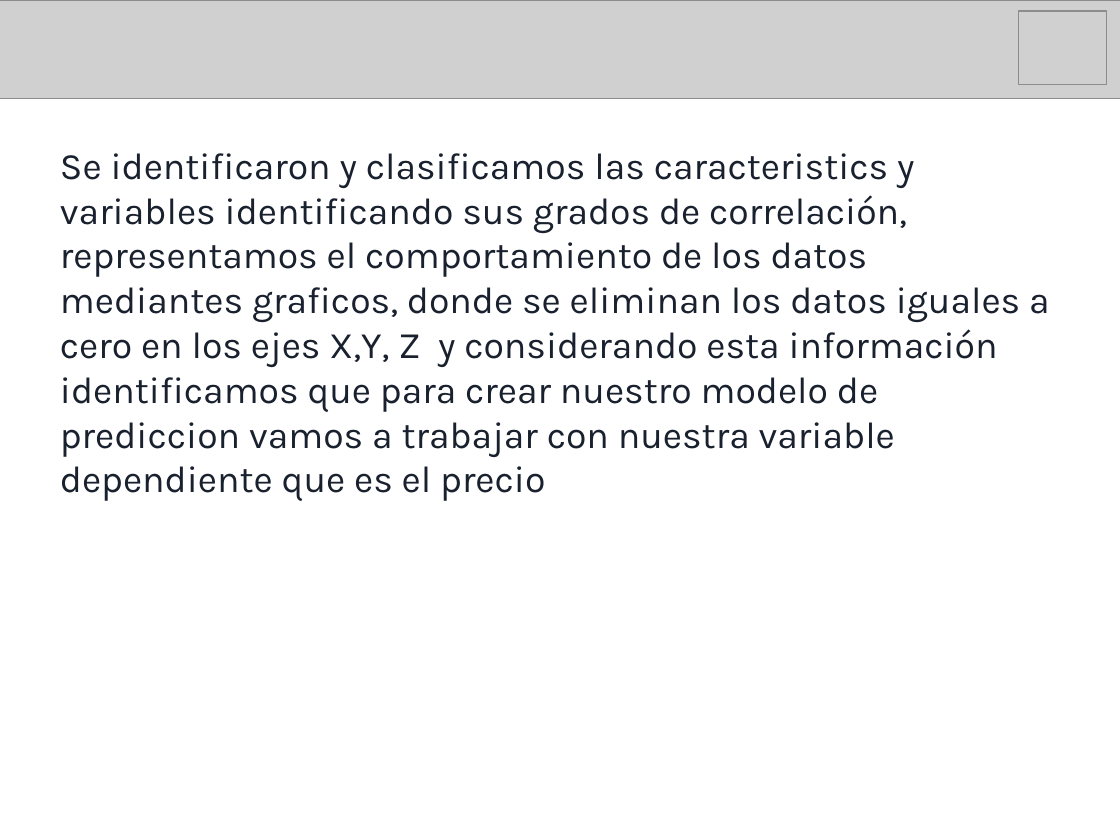
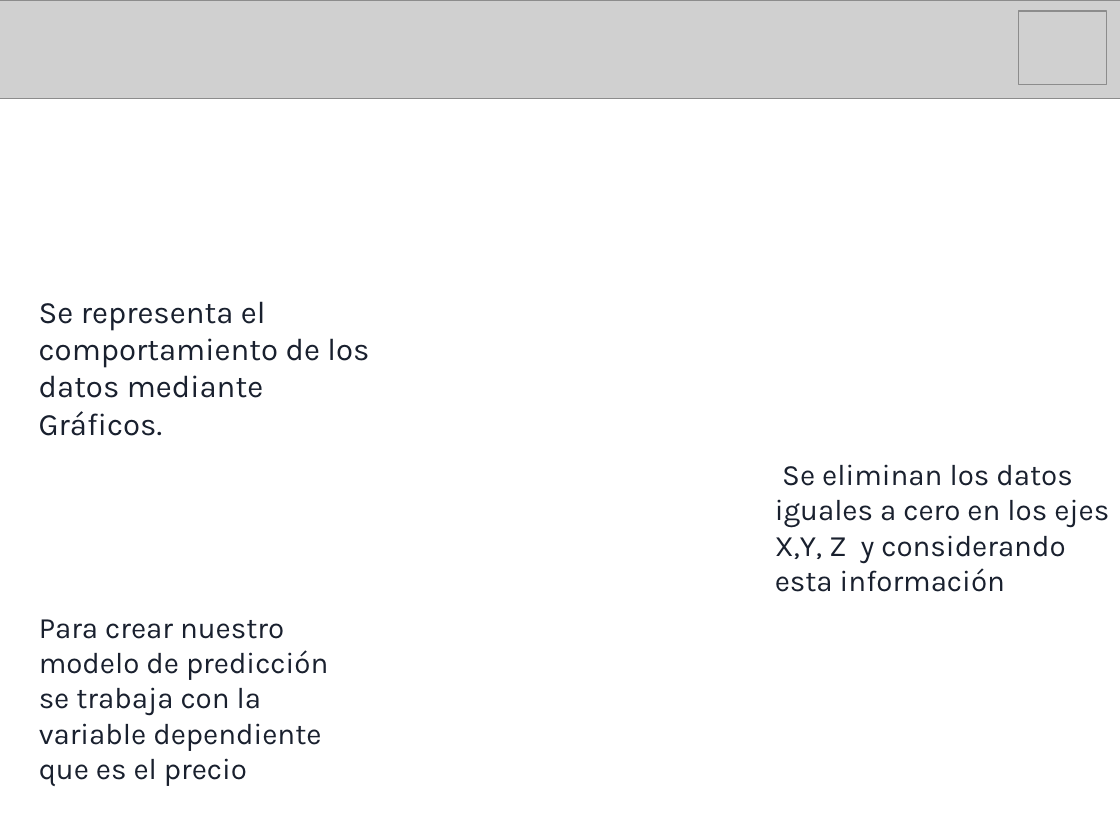
Before and after one commit to IgnGGA/grupo9, a slide deck: slide 2 of presentación/presentaciónDosMineriaDeDatos.pptx. Drawn at 1120x840 pixels with LibreOffice and Linux fonts; fonts in the diff are those of the drawing; grey boxes stand for pictures; background and template pictures are left out. Boxes give left, top, right and bottom in pixels: in the first picture for what was removed or moved away, otherwise in the second. Text is boxed around its words. In the diff, an @@ line names an element or a change of style, - is before the commit and + after.

```diff
--- a/presentación/presentaciónDosMineriaDeDatos.pptx
+++ b/presentación/presentaciónDosMineriaDeDatos.pptx
@@ text added at <box>39,301,369,436</box>, 20 pt, text #19202E @@
+Se representa el comportamiento de los datos mediante
+Gráficos.
@@ text added at <box>775,464,1109,592</box>, 19 pt, text #19202E @@
+Se eliminan los datos iguales a cero en los ejes X,Y, Z y considerando esta información
@@ text at <box>39,619,328,786</box>: text changed; size 24 to 19 pt @@
-Se identificaron y clasificamos las caracteristics y variables identificando sus grados de correlación, representamos el comportamiento de los datos mediantes graficos, donde se eliminan los datos iguales a cero en los ejes X,Y, Z y considerando esta información identificamos que para crear nuestro modelo de prediccion vamos a trabajar con nuestra variable dependiente que es el precio
+Para crear nuestro modelo de predicción se trabaja con la variable dependiente que es el precio
```
Also in this commit, not shown: 3 other slides changed, 3 slides added, 3 slides removed, 12 other files.
